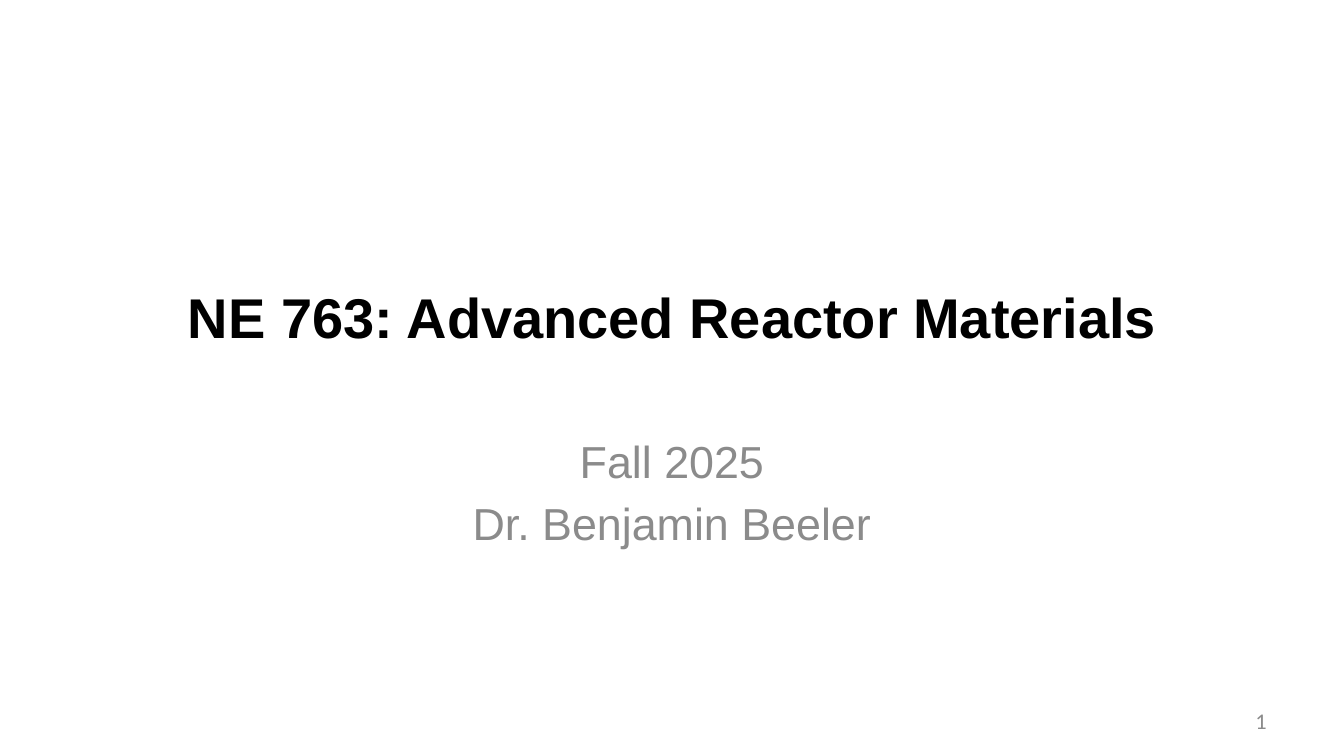
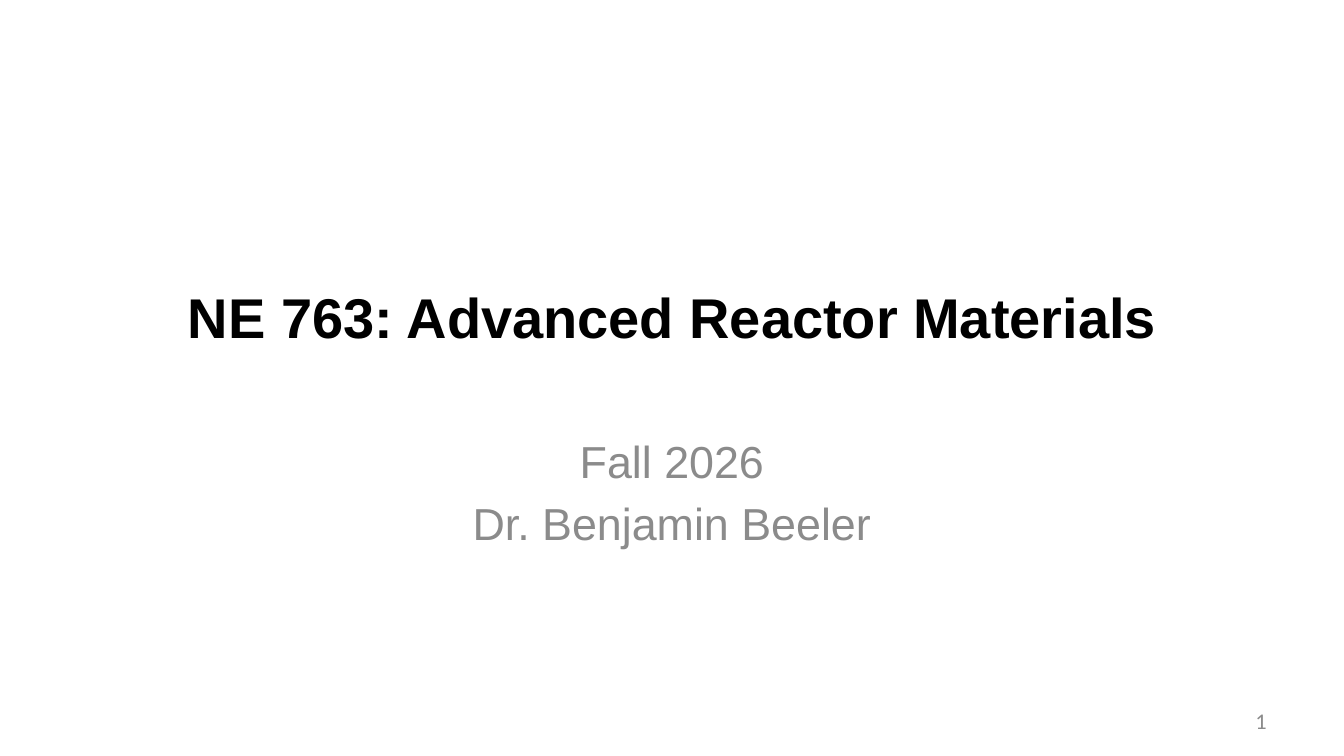
Before and after one commit to benbeeler/TEACHING, a slide deck: slide 1 of Advanced Reactor Materials/Fall2026/Lec4_TRISO.pptx. Drawn at 1344x756 pixels with LibreOffice and Linux fonts; fonts in the diff are those of the drawing; background and template pictures are left out. Boxes give left, top, right and bottom in pixels: in the first picture for what was removed or moved away, otherwise in the second. Text is boxed around its words. In the diff, an @@ line names an element or a change of style, - is before the commit and + after.

```diff
--- a/Advanced Reactor Materials/Fall2026/Lec4_TRISO.pptx
+++ b/Advanced Reactor Materials/Fall2026/Lec4_TRISO.pptx
@@ subtitle at [580, 445, 764, 479]: text changed @@
-Fall 2025
+Fall 2026
```
Also in this commit, not shown: 2 other slides changed, 7 slides removed, 4 other files.
